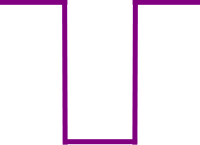
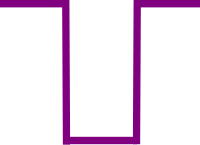
Two versions of the same layered image (200×145). Layer-by-layer changes:
moved "Shape 3" above "Shape 2 copy 2", painted on it over [67, 136, 138, 145]
renamed "Shape 2 copy" to "Shape 2 copy 2", painted on it over [132, 0, 141, 145]
renamed "Shape 1 copy" to "Shape 1 copy 2", painted on it over [132, 0, 200, 8]
painted on "Shape 2" over [62, 0, 71, 145]
painted on "Shape 1" over [0, 4, 68, 8]
